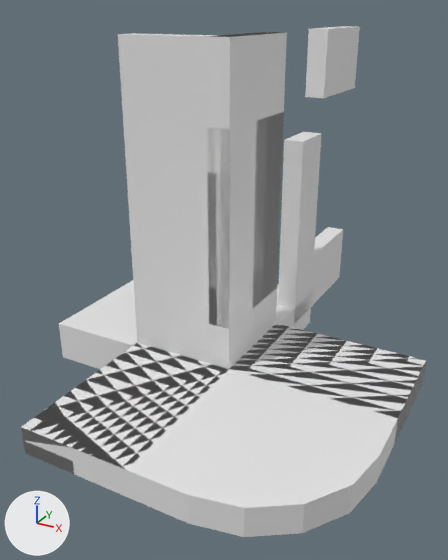
What one commit did to the Blender file BlenderModels/Motel/MotelKit/MotelKit.blend.
Both versions are drawn from a 50 mm camera at (2.25, -4.18, 3.19) aimed at (-0.3, 0.46, 0.87). Lighting does not change. The marker at lower left points along +X, +Y and +Z. The first picture is the older version.

Objects in the first picture: 'MO_Door', 'MO_Floor', 'MO_Roof', 'MO_SW_Corner', 'MO_SW_X', 'MO_WA_Corner', 'MO_WA_FlatThird', 'MO_WA_WinFull', 'MO_WA_WinLeft', 'MO_WA_WinRight'.
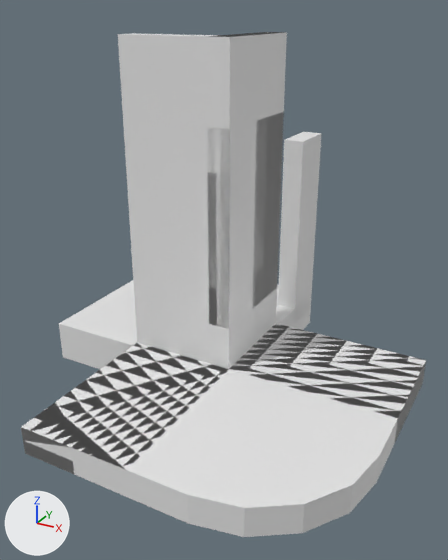
What differs and where, as boxes [x1, y1, x2, y2] in the pictures (448 x 560 px):
'MO_WA_WinFull', moved (not visible afterwards)
    before: [305, 26, 360, 307]

The edits, one by one:
Object 'MO_WA_WinFull' (ob_mo_wa_winfull) moves from (0.0, 2.0, 0.0) to (0.0, 0.0, 0.0).
